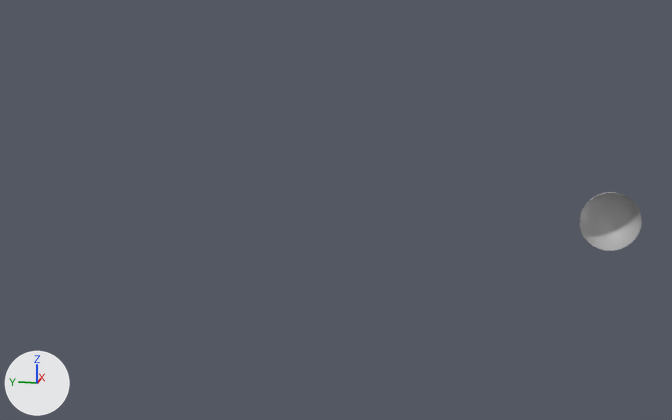
The Blender file base_scene.blend: old version first, new version second.
Before and after are seen from a 50 mm lens placed at (-31.3, 3.1, 7.8), pointed at (0.6, 9.4, -0.2). Lighting does not change. The marker at lower left points along +X, +Y and +Z.

The first picture shows 'Sphere-Grass'.
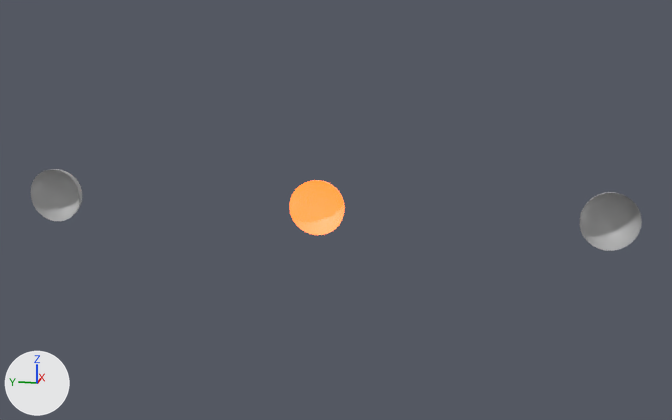
Edits to the scene script, one JSON object a line:
```json
{"op": "add", "block": "mat_mossy_rock___pbr0419_001", "code": ["mat_mossy_rock___pbr0419_001 = bpy.data.materials.new('Mossy Rock - PBR0419.001')", "mat_mossy_rock___pbr0419_001.displacement_method = 'DISPLACEMENT'", "mat_mossy_rock___pbr0419_001.use_nodes = True; mat_mossy_rock___pbr0419_001.node_tree.nodes.clear()", "_N = mat_mossy_rock___pbr0419_001.node_tree.nodes; _L = mat_mossy_rock___pbr0419_001.node_tree.links", "n0 = _N.new('ShaderNodeBsdfPrincipled'); n0.name = 'Principled BSDF'", "n0.distribution = 'GGX'", "n0.subsurface_method = 'BURLEY'", "n0.inputs[0].default_value = (0.5, 0.5, 0.5, 1.0)  # 'Base Color', grey #bcbcbc", "n1 = _N.new('ShaderNodeOutputMaterial'); n1.name = 'Material Output'", "_L.new(n0.outputs[0], n1.inputs[0])  # 'BSDF' to 'Surface'"]}
{"op": "add", "block": "mat_lava_1___pbr0167", "code": ["mat_lava_1___pbr0167 = bpy.data.materials.new('Lava 1 - PBR0167')", "# nodes: BsdfPrincipled, Emission, MixShader, OutputMaterial", "# colours: grey #bcbcbc, orange #ff6c1c"]}
{"op": "add", "block": "me_sphere_002", "code": ["me_sphere_002 = bpy.data.meshes.new('Sphere.002')", "me_sphere_002.from_pydata(...)  # 257 vertices, 256 faces; spans x -1.0..1.0, y -1.0..1.0, z 0.0..1.0", "me_sphere_002.polygons.foreach_set('use_smooth', [True] * 256)", "me_sphere_002.materials.append(mat_mossy_rock___pbr0419_001)  # its picture is missing"]}
{"op": "add", "block": "me_sphere_001", "code": ["me_sphere_001 = bpy.data.meshes.new('Sphere.001')", "me_sphere_001.from_pydata(...)  # 257 vertices, 256 faces; spans x -1.0..1.0, y -1.0..1.0, z 0.0..1.0", "me_sphere_001.polygons.foreach_set('use_smooth', [True] * 256)", "me_sphere_001.materials.append(mat_lava_1___pbr0167)  # its picture is missing"]}
{"op": "add", "block": "ob_sphere_002", "code": ["ob_sphere_002 = bpy.data.objects.new('Sphere.002', me_sphere_002)", "ob_sphere_002.location = (0.0, 20.0, 0.0)", "ob_sphere_002.rotation_euler = (3.142, 4.712, 0.0)  # degrees (180, 270, 0)", "_m = ob_sphere_002.modifiers.new('Subdivision', 'SUBSURF')", "_m.use_adaptive_subdivision = True"]}
{"op": "add", "block": "ob_sphere_001", "code": ["ob_sphere_001 = bpy.data.objects.new('Sphere.001', me_sphere_001)", "ob_sphere_001.location = (0.0, 10.0, 0.0)", "ob_sphere_001.rotation_euler = (3.142, 4.712, 0.0)  # degrees (180, 270, 0)", "_m = ob_sphere_001.modifiers.new('Subdivision', 'SUBSURF')", "_m.use_adaptive_subdivision = True"]}
```

Pixel boxes (x1, y1, x2, y2) of what changed, in the pictures (672 x 420 px):
```json
{"object": "Sphere.001", "change": "added", "after": [289, 180, 345, 235], "on screen": "orange"}
{"object": "Sphere.002", "change": "added", "after": [31, 169, 82, 221]}
```
